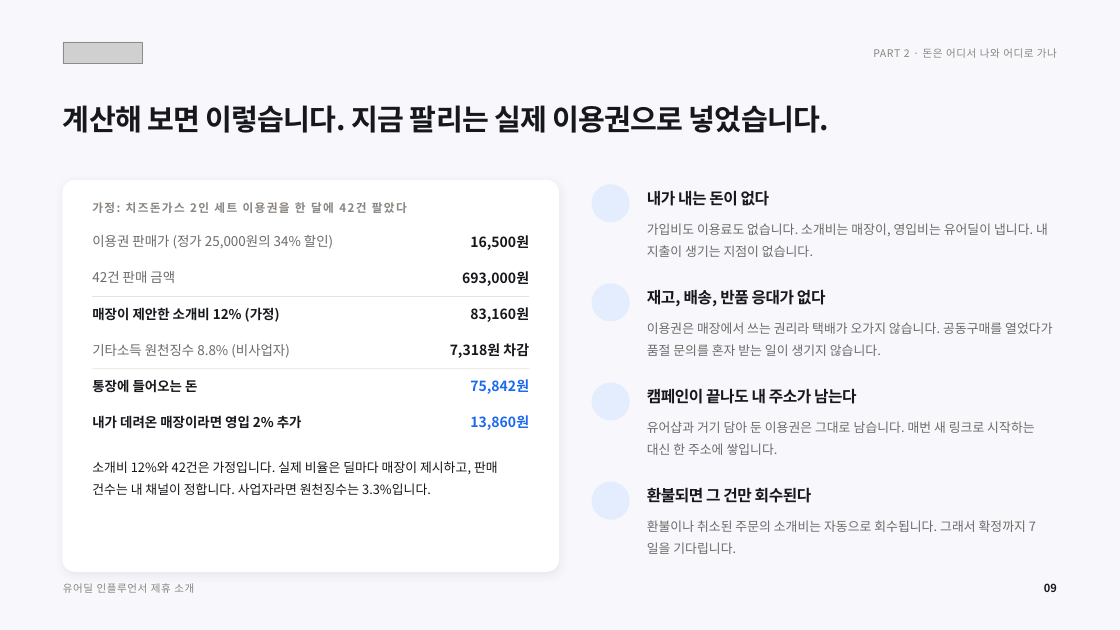
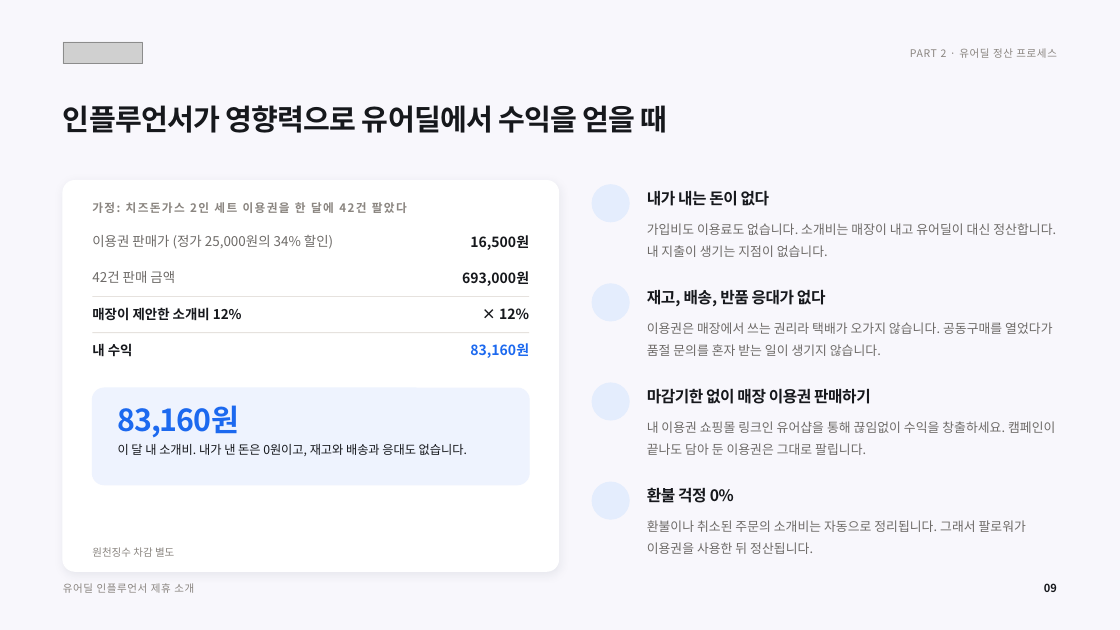
Before and after one commit to tobe2111/ur-live, a slide deck: slide 10 of docs/business/proposals/urdeal-influencer-deck.pptx. Drawn at 1120x630 pixels with LibreOffice and Linux fonts; fonts in the diff are those of the drawing; grey boxes stand for pictures; background and template pictures are left out. Boxes give left, top, right and bottom in pixels: in the first picture for what was removed or moved away, otherwise in the second. Text is boxed around its words. In the diff, an @@ line names an element or a change of style, - is before the commit and + after.

```diff
--- a/docs/business/proposals/urdeal-influencer-deck.pptx
+++ b/docs/business/proposals/urdeal-influencer-deck.pptx
@@ text at [910,48,1056,58]: text changed @@
-PART 2 · 돈은 어디서 나와 어디로 가나
+PART 2 · 유어딜 정산 프로세스
@@ text at [63,105,668,133]: text changed @@
-계산해 보면 이렇습니다. 지금 팔리는 실제 이용권으로 넣었습니다.
+인플루언서가 영향력으로 유어딜에서 수익을 얻을 때
@@ text at [647,223,1056,257]: text changed @@
-가입비도 이용료도 없습니다. 소개비는 매장이, 영입비는 유어딜이 냅니다. 내 지출이 생기는 지점이 없습니다.
+가입비도 이용료도 없습니다. 소개비는 매장이 내고 유어딜이 대신 정산합니다. 내 지출이 생기는 지점이 없습니다.
@@ text at [92,307,242,321]: text changed @@
-매장이 제안한 소개비 12% (가정)
+매장이 제안한 소개비 12%
@@ text added at [499,308,529,320], 12 pt, text #16181C, bold @@
+× 12%
@@ line moved from (92, 369) - (529, 369) to (92, 333) - (529, 333) @@
@@ text at [92,343,133,357]: text changed; text colour #6E6B68 to #16181C; bold on @@
-기타소득 원천징수 8.8% (비사업자)
+내 수익
@@ text "83,160원": place and size @@
-text "83,160원" at [470,307,529,322]
+text "83,160원" at [470,343,529,358]
@@ text "83,160원" at [470,343,529,358]: text colour #16181C to #1C69EF @@
@@ text removed at [450,343,529,358] @@
-7,318원 차감
@@ text removed at [92,379,197,393] @@
-통장에 들어오는 돈
@@ rounded rectangle added at [92,388,529,485], fill #EEF3FE, outline #EEF3FE 1 pt @@
@@ text removed at [470,379,529,394] @@
-75,842원
@@ text at [647,388,871,404]: text changed @@
-캠페인이 끝나도 내 주소가 남는다
+마감기한 없이 매장 이용권 판매하기
@@ text removed at [92,415,302,429] @@
-내가 데려온 매장이라면 영입 2% 추가
@@ text added at [118,405,240,438], 26 pt, text #1C69EF, bold @@
+83,160원
@@ text removed at [470,415,529,430] @@
-13,860원
@@ text added at [118,444,467,456], 10.5 pt, text #16181C @@
+이 달 내 소개비. 내가 낸 돈은 0원이고, 재고와 배송과 응대도 없습니다.
@@ text at [647,421,1055,455]: text changed @@
-유어샵과 거기 담아 둔 이용권은 그대로 남습니다. 매번 새 링크로 시작하는 대신 한 주소에 쌓입니다.
+내 이용권 쇼핑몰 링크인 유어샵을 통해 끊임없이 수익을 창출하세요. 캠페인이 끝나도 담아 둔 이용권은 그대로 팔립니다.
@@ text removed at [92,461,498,495] @@
-소개비 12%와 42건은 가정입니다. 실제 비율은 딜마다 매장이 제시하고, 판매 건수는 내 채널이 정합니다. 사업자라면 원천징수는 3.3%입니다.
@@ text at [647,487,734,503]: text changed @@
-환불되면 그 건만 회수된다
+환불 걱정 0%
@@ text at [647,520,1026,554]: text changed @@
-환불이나 취소된 주문의 소개비는 자동으로 회수됩니다. 그래서 확정까지 7일을 기다립니다.
+환불이나 취소된 주문의 소개비는 자동으로 정리됩니다. 그래서 팔로워가 이용권을 사용한 뒤 정산됩니다.
@@ text added at [92,547,174,557], 9 pt, text #8A8580 @@
+원천징수 차감 별도
```
Also in this commit, not shown: 19 other slides changed, 9 other files.
